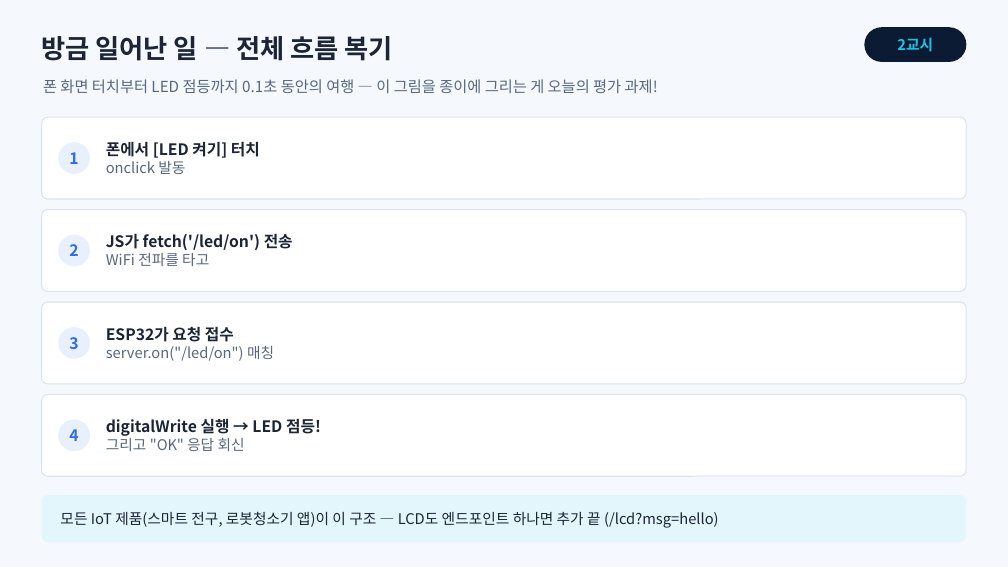
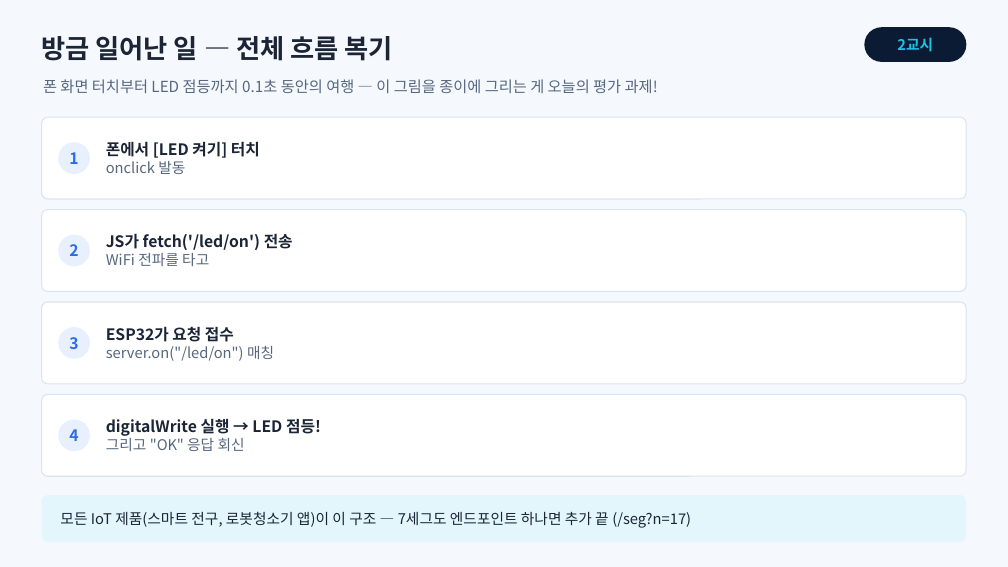
Before and after one commit to ralralra/eps32, a slide deck: slide 8 of esp32-class-projects/02_sessions/slides/3회차_ESP32_웹서버.pptx. Drawn at 1008x567 pixels with LibreOffice and Linux fonts; fonts in the diff are those of the drawing. Boxes give left, top, right and bottom in pixels: in the first picture for what was removed or moved away, otherwise in the second. Text is boxed around its words. In the diff, an @@ line names an element or a change of style, - is before the commit and + after.

```diff
--- a/esp32-class-projects/02_sessions/slides/3회차_ESP32_웹서버.pptx
+++ b/esp32-class-projects/02_sessions/slides/3회차_ESP32_웹서버.pptx
@@ text at (60, 511, 691, 528): text changed @@
-모든 IoT 제품(스마트 전구, 로봇청소기 앱)이 이 구조 — LCD도 엔드포인트 하나면 추가 끝 (/lcd?msg=hello)
+모든 IoT 제품(스마트 전구, 로봇청소기 앱)이 이 구조 — 7세그도 엔드포인트 하나면 추가 끝 (/seg?n=17)
```
Also in this commit, not shown: 2 other slides changed, 33 other files.
